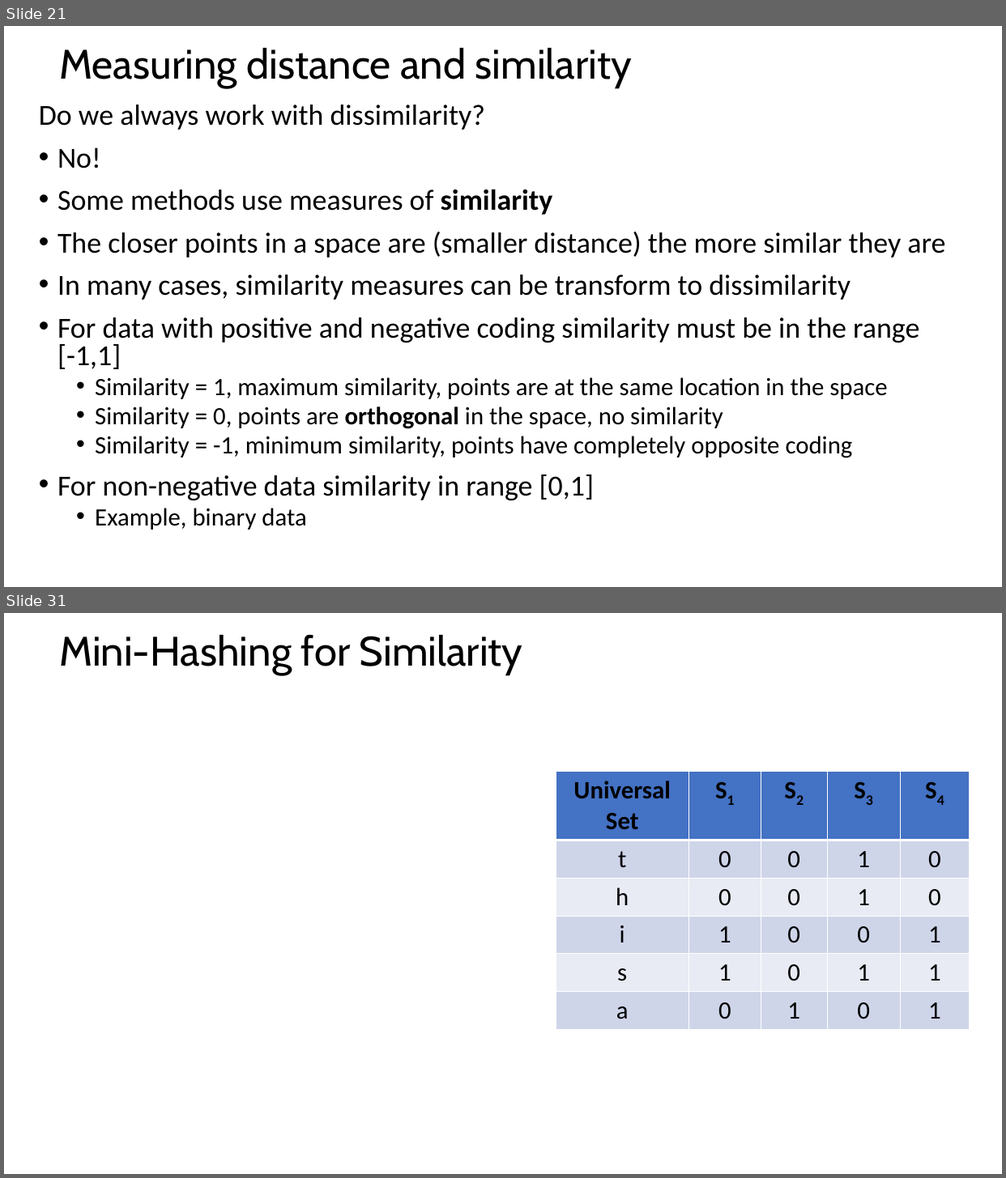
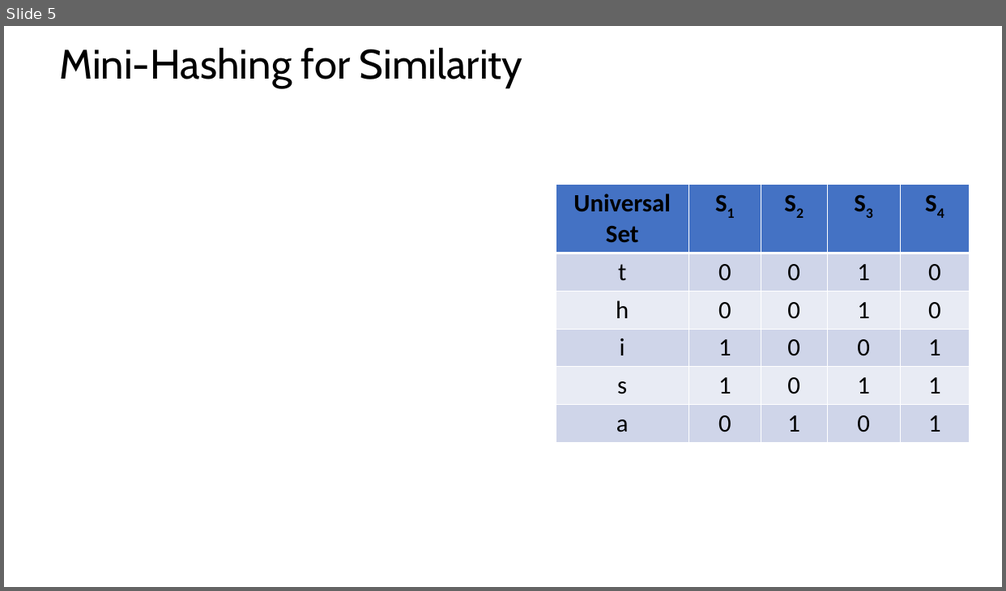
Before and after one commit to StephenElston/CSCI-E-108, a slide deck: slides/4_DistanceAndSimilarityMeasures_Part2.pptx. Shown one above the other, each under a label of ours: slides 21 and 31 before the commit, slide 5 after it; the slides between them are not shown. The pictures are 1006x1178 and 1006x591 pixels, drawn with LibreOffice and Linux fonts; fonts in the diff are those of the drawing; grey boxes stand for pictures. Boxes give left, top, right and bottom in pixels: in the first picture for what was removed or moved away, otherwise in the second. Text is boxed around its words. In the diff, an @@ line names an element or a change of style, - is before the commit and + after.

```diff
--- a/slides/4_DistanceAndSimilarityMeasures_Part2.pptx
+++ b/slides/4_DistanceAndSimilarityMeasures_Part2.pptx
@@ slide 21 removed at [4, 26, 1002, 587], background #FFFFFF @@
@@ title removed at [59, 48, 632, 88] @@
-Measuring distance and similarity
@@ text removed at [39, 105, 945, 530] @@
-Do we always work with dissimilarity?
-• No!
-• Some methods use measures of similarity
-• The closer points in a space are (smaller distance) the more similar they are
-• In many cases, similarity measures can be transform to dissimilarity
-• For data with positive and negative coding similarity must be in the range [-1,1]
-  • Similarity = 1, maximum similarity, points are at the same location in the space
-  • Similarity = 0, points are orthogonal in the space, no similarity
-  • Similarity = -1, minimum similarity, points have completely opposite coding
-• For non-negative data similarity in range [0,1]
-  • Example, binary data
@@ what was slide 31 is now slide 5 @@
```
Also in this commit, not shown: 13 slides changed, 1 slide added, 25 other slides removed, 1 other file.
